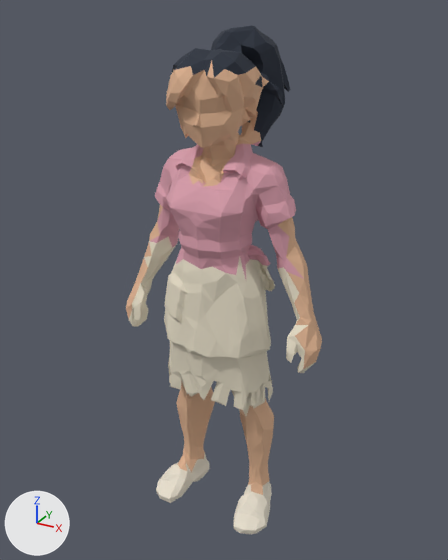
What one commit did to the glTF model assets/models/ready/vy_sau/vy_sau.glb.
Camera for both pictures: a camera (50 mm lens) standing at (0.877, -1.608, 1.646) and looking at (-0.012, 0.009, 0.837). Arrows for +X, +Y and +Z are at lower left; the lights stay in place. The picture after the commit comes second. Vertices at exactly the same position are counted once.

The scene before the commit, as lines of its bpy script (objects in view):
```python
mat_vy_sau_apron = principled_material('vy_sau_Apron')
mat_vy_sau_apron.base_color = (0.791, 0.723, 0.571)  # pale yellow #e6ddc7
mat_vy_sau_apron.roughness = 0.88
mat_vy_sau_hair = principled_material('vy_sau_Hair')
mat_vy_sau_hair.base_color = (0.0185, 0.0262, 0.0437)  # dark blue #252d3b
mat_vy_sau_hair.roughness = 0.88
mat_vy_sau_shirt = principled_material('vy_sau_Shirt')
mat_vy_sau_shirt.base_color = (0.694, 0.342, 0.413)  # pink #d99eac
mat_vy_sau_shirt.roughness = 0.88
mat_vy_sau_shoes = principled_material('vy_sau_Shoes')
mat_vy_sau_shoes.base_color = (0.799, 0.738, 0.617)  # pale yellow #e7dfce
mat_vy_sau_shoes.roughness = 0.88
mat_vy_sau_skin = principled_material('vy_sau_Skin')
mat_vy_sau_skin.base_color = (0.738, 0.451, 0.283)  # beige #dfb391
mat_vy_sau_skin.roughness = 0.88
me_batch_vy_saumesh = bpy.data.meshes.new('Batch_vy_sauMesh')
me_batch_vy_saumesh.from_pydata(...)  # 1488 vertices, 3000 faces; spans x -0.35..0.35, y -0.19..0.19, z 0.0..1.6
# faces by material slot: [729, 535, 1203, 329, 204]
me_batch_vy_saumesh.materials.append(mat_vy_sau_skin)  # beige #dfb391
me_batch_vy_saumesh.materials.append(mat_vy_sau_shirt)  # pink #d99eac
me_batch_vy_saumesh.materials.append(mat_vy_sau_apron)  # pale yellow #e6ddc7
me_batch_vy_saumesh.materials.append(mat_vy_sau_hair)  # dark blue #252d3b
me_batch_vy_saumesh.materials.append(mat_vy_sau_shoes)  # pale yellow #e7dfce
ob_batch_vy_saumesh = bpy.data.objects.new('Batch_vy_sauMesh', me_batch_vy_saumesh)
ob_batch_vy_saumesh.location = (0.0, 0.0, 0.0)
```
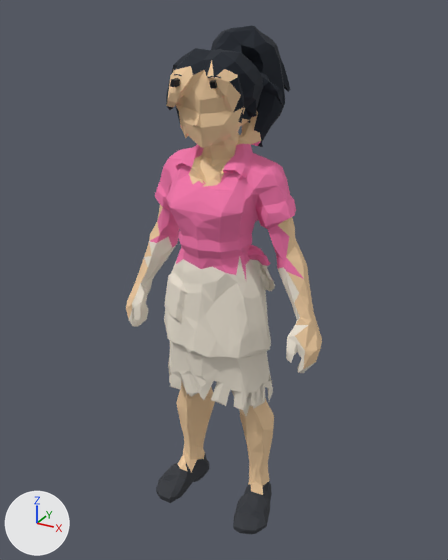
What differs and where, as boxes [x1, y1, x2, y2] in the pictures (448 x 560 px):
'Batch_vy_sauMesh', recoloured, surface changed: [126, 25, 322, 534] in both
'CharacterFaceDetails', added: after [170, 74, 221, 89]
    faces in mat_vy_sau_rineye (black #090a14): [170, 78, 218, 89]
part 1 of me_batch_vy_saumesh, recoloured (beige to black): [166, 66, 269, 123] in both

The change, as a diff of the scene's bpy script:
```diff
--- a/assets/models/ready/vy_sau/vy_sau.glb.py
+++ b/assets/models/ready/vy_sau/vy_sau.glb.py
@@ mat_vy_sau_skin @@
 mat_vy_sau_skin = principled_material('vy_sau_Skin')
-mat_vy_sau_skin.base_color = (0.738, 0.451, 0.283)  # beige #dfb391
+mat_vy_sau_skin.base_color = (0.88, 0.61, 0.356)  # beige #f1cda1
 mat_vy_sau_skin.roughness = 0.88
@@ mat_vy_sau_shirt @@
 mat_vy_sau_shirt = principled_material('vy_sau_Shirt')
-mat_vy_sau_shirt.base_color = (0.694, 0.342, 0.413)  # pink #d99eac
+mat_vy_sau_shirt.base_color = (0.922, 0.181, 0.413)  # pink #f676ac
 mat_vy_sau_shirt.roughness = 0.88
@@ mat_vy_sau_apron @@
 mat_vy_sau_apron = principled_material('vy_sau_Apron')
-mat_vy_sau_apron.base_color = (0.791, 0.723, 0.571)  # pale yellow #e6ddc7
+mat_vy_sau_apron.base_color = (0.855, 0.784, 0.665)  # pale yellow #eee5d5
 mat_vy_sau_apron.roughness = 0.88
@@ mat_vy_sau_hair @@
 mat_vy_sau_hair = principled_material('vy_sau_Hair')
-mat_vy_sau_hair.base_color = (0.0185, 0.0262, 0.0437)  # dark blue #252d3b
+mat_vy_sau_hair.base_color = (0.0075, 0.0123, 0.0212)  # black #151d28
 mat_vy_sau_hair.roughness = 0.88
@@ mat_vy_sau_shoes @@
 mat_vy_sau_shoes = principled_material('vy_sau_Shoes')
-mat_vy_sau_shoes.base_color = (0.799, 0.738, 0.617)  # pale yellow #e7dfce
+mat_vy_sau_shoes.base_color = (0.0331, 0.0369, 0.0452)  # dark grey #33363c
 mat_vy_sau_shoes.roughness = 0.88
@@ mat_vy_sau_brow @@
+mat_vy_sau_brow = principled_material('vy_sau_Brow')
+mat_vy_sau_brow.base_color = (0.0075, 0.0123, 0.0212)  # black #151d28
+mat_vy_sau_brow.roughness = 0.9
@@ mat_vy_sau_rineye @@
+mat_vy_sau_rineye = principled_material('vy_sau_RinEye')
+mat_vy_sau_rineye.base_color = (0.00273, 0.00304, 0.007)  # black #090a14
+mat_vy_sau_rineye.metallic = 0.4
+mat_vy_sau_rineye.roughness = 0.415
@@ me_batch_vy_saumesh @@
 me_batch_vy_saumesh.from_pydata(...)  # 1488 vertices, 3000 faces; spans x -0.35..0.35, y -0.19..0.19, z 0.0..1.6
 # used by ob_batch_vy_saumesh; location = (0.0, 0.0, 0.0)
+# me_batch_vy_saumesh part 1: 100 faces spanning x -0.13..0.12, y -0.15..0.15, z 1.33..1.51 switch from mat_vy_sau_skin (beige #dfb391) to mat_vy_sau_hair (black #151d28)
 me_batch_vy_saumesh.materials.append(mat_vy_sau_shirt)
@@ me_characterfacedetails @@
+me_characterfacedetails.from_pydata(...)  # 36 vertices, 40 faces; spans x -0.0699..0.0692, y -0.1934..-0.1521, z 1.4546..1.4859
+# faces by material slot: [16, 24]
+me_characterfacedetails.materials.append(mat_vy_sau_brow)  # black #151d28
+me_characterfacedetails.materials.append(mat_vy_sau_rineye)  # black #090a14
@@ ob_characterfacedetails @@
+ob_characterfacedetails = bpy.data.objects.new('CharacterFaceDetails', me_characterfacedetails)
+ob_characterfacedetails.location = (0.0, 0.0, 0.0)
```
